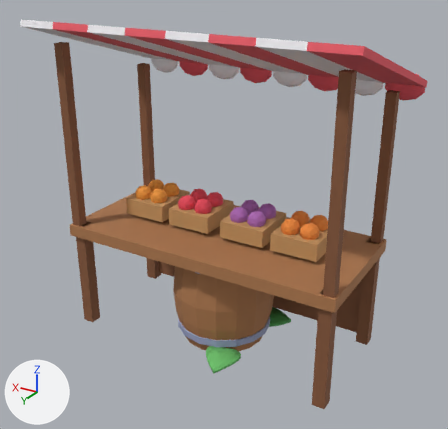
The glTF model src/assets/island/farm.glb: old version first, new version second.
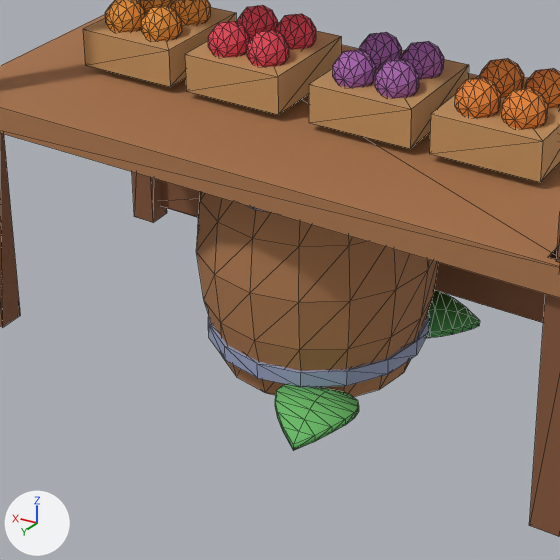
Each version is shown whole from a 50 mm lens placed at (-2.41, 4.01, 3.11), pointed at (0.01, -0.01, 1.1), then close up on the part from 20% to 72% of the width and 43% to 98% of the height. Arrows for +X, +Y and +Z are at lower left; the lights stay in place. The last two pictures show the newer version. The close-ups show mesh edges as thin lines.

Before the edit, the objects in view are built like this:
```python
me_barrel = bpy.data.meshes.new('Barrel')
me_barrel.from_pydata(...)  # 144 vertices, 276 faces; spans x -0.44..0.44, y -0.44..0.44, z 0.0..0.9
# faces by material slot: [142, 14, 120]
me_barrel.materials.append(mat_wood)  # brown #b07a4f
me_barrel.materials.append(mat_water)  # blue #6fc3e8
me_barrel.materials.append(mat_metal)  # greyish blue #9aa3c4
me_pumpkinvine = bpy.data.meshes.new('PumpkinVine')
me_pumpkinvine.from_pydata(...)  # 266 vertices, 484 faces; spans x -0.472..0.446, y -0.415..0.603, z 0.014..0.102
# faces by material slot: [220, 176, 88]
me_pumpkinvine.materials.append(mat_stem)  # green #5f9a45
me_pumpkinvine.materials.append(mat_leaf)  # green #6cc26a
me_pumpkinvine.materials.append(mat_leafdark)  # green #4a9e50
me_stall = bpy.data.meshes.new('Stall')
me_stall.from_pydata(...)  # 1404 vertices, 2664 faces; spans x -1.3..1.3, y -0.86..0.73, z 0.0..2.63
me_stall.materials.append(mat_wood)  # brown #b07a4f
me_stall.materials.append(mat_wooddark)  # brown #8a5a3c
me_stall.materials.append(mat_awning)  # red #f25f6b
me_stall.materials.append(mat_awningwhite)  # white #fdfbff
me_stall.materials.append(mat_crate)  # orange #c99a64
me_stall.materials.append(mat_carrot)  # orange #f28c3a
me_stall.materials.append(mat_turnippurple)  # pink #b06ab8
me_stall.materials.append(mat_berry)  # red #ef4a5c
me_stall.materials.append(mat_pumpkin)  # orange #f29a3a
ob_barrel = bpy.data.objects.new('Barrel', me_barrel)
ob_barrel.location = (0.0, 0.0, 0.0)
ob_pumpkinvine = bpy.data.objects.new('PumpkinVine', me_pumpkinvine)
ob_pumpkinvine.location = (0.0, 0.0, 0.0)
ob_stall = bpy.data.objects.new('Stall', me_stall)
ob_stall.location = (0.0, 0.0, 0.0)
```
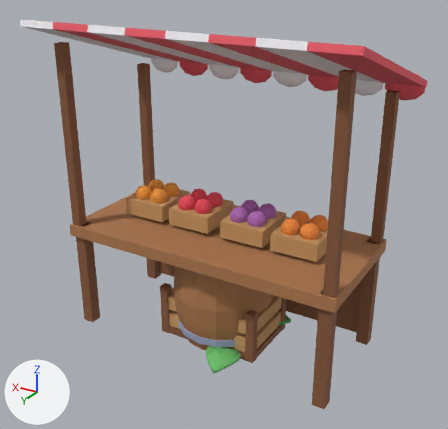
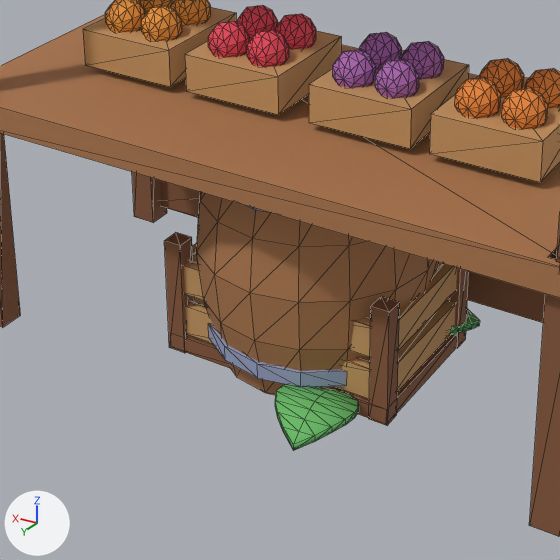
Location of each change, [x1, y1, x2, y2] in pixels of the close-ups (560 x 560 px):
'HarvestCrate', added
    after: [164, 232, 469, 426]
    faces in mat_wooddark (brown #8a5a3c): [164, 232, 469, 426]
    faces in mat_crate (orange #c99a64): [184, 243, 457, 399]

Patch to the scene script:
```diff
--- a/src/assets/island/farm.glb.py
+++ b/src/assets/island/farm.glb.py
@@ me_harvestcrate @@
+me_harvestcrate.from_pydata(...)  # 104 vertices, 156 faces; spans x -0.455..0.455, y -0.305..0.305, z 0.0..0.45
+# faces by material slot: [60, 96]
+me_harvestcrate.materials.append(mat_wooddark)  # brown #8a5a3c
+me_harvestcrate.materials.append(mat_crate)  # orange #c99a64
@@ ob_harvestcrate @@
+ob_harvestcrate = bpy.data.objects.new('HarvestCrate', me_harvestcrate)
+ob_harvestcrate.location = (0.0, 0.0, 0.0)
```
